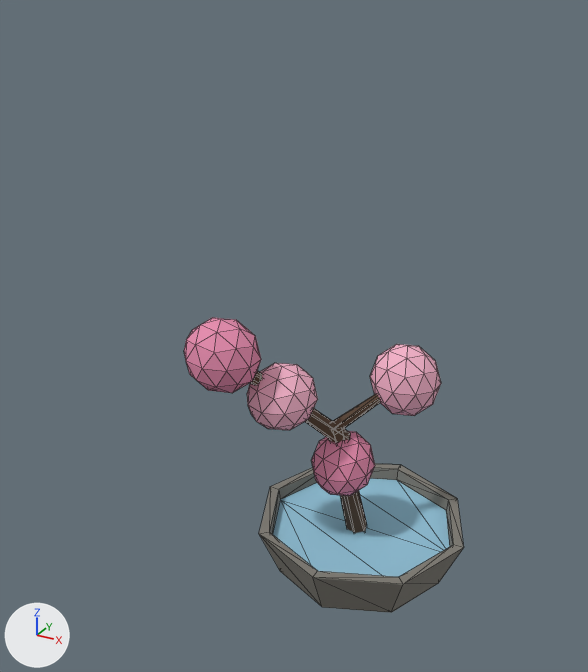
The glTF model sakura-kit/build/glb/sakura_prop_ikebana.glb as it was, and as the next commit left it.
Camera for both pictures: a camera (50 mm lens) standing at (0.33, -0.729, 0.643) and looking at (-0.053, -0.033, 0.295). The axes (+X, +Y, +Z) are drawn at lower left. The lights are the same throughout. The picture after the commit comes second. Mesh edges are drawn as thin lines. Vertices at exactly the same position are counted once.

Objects in the first picture: 'sakura_prop_ikebana'.
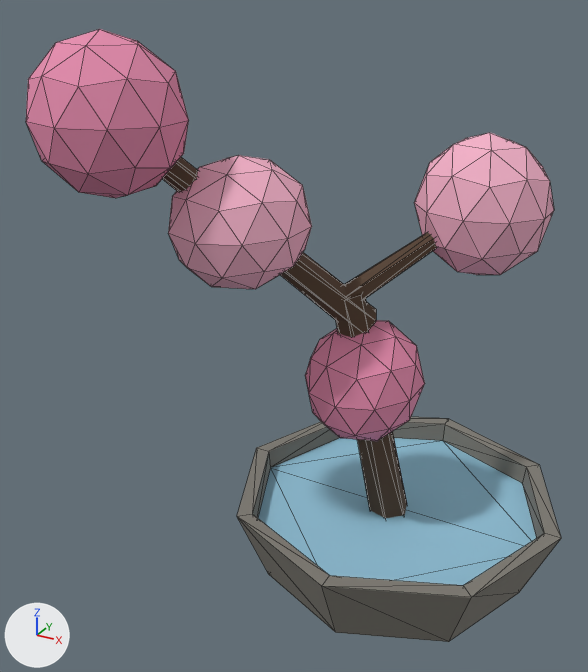
The change, as a diff of the scene's bpy script:
```diff
--- a/sakura-kit/build/glb/sakura_prop_ikebana.glb.py
+++ b/sakura-kit/build/glb/sakura_prop_ikebana.glb.py
@@ me_sakura_prop_ikebana @@
 # used by ob_sakura_prop_ikebana; location = (0.0, 0.0, 0.0)
-me_sakura_prop_ikebana.from_pydata(...)  # 236 vertices, 440 faces; spans x -0.139..0.139, y -0.137..0.137, z 0.0..0.33
+me_sakura_prop_ikebana.from_pydata(...)  # 236 vertices, 440 faces; spans x -0.236..0.236, y -0.232..0.232, z 0.0..0.604
+# me_sakura_prop_ikebana part 1: the loose piece of 42 vertices spanning x -0.139..-0.059, y -0.137..-0.065, z 0.25..0.33 is scaled about its middle by 1.8, then moved by (-0.065, -0.067, 0.242)
+# me_sakura_prop_ikebana part 2: the loose piece of 12 vertices spanning x -0.021..0.026, y -0.023..0.024, z 0.017..0.19 is scaled about its middle by (1.86, 1.86, 1.87), then moved by (0.02, 0.019, 0.083)
+# me_sakura_prop_ikebana part 3: the loose piece of 12 vertices spanning x -0.105..0.005, y -0.107..0.003, z 0.161..0.295 is scaled about its middle by 1.83, then moved by (-0.024, -0.026, 0.19)
+# me_sakura_prop_ikebana part 4: the loose piece of 12 vertices spanning x -0.021..0.05, y -0.023..0.048, z 0.176..0.238 is scaled about its middle by 1.8, then moved by (0.029, 0.027, 0.171)
+# me_sakura_prop_ikebana part 5: the loose piece of 42 vertices spanning x -0.09..-0.018, y -0.098..-0.014, z 0.197..0.269 is scaled about its middle by 1.8, then moved by (-0.028, -0.029, 0.194)
+# me_sakura_prop_ikebana part 6: the loose piece of 42 vertices spanning x 0.008..0.084, y 0.008..0.08, z 0.191..0.275 is scaled about its middle by 1.8, then moved by (0.054, 0.053, 0.192)
+# me_sakura_prop_ikebana part 7: the loose piece of 42 vertices spanning x -0.038..0.03, y -0.046..0.034, z 0.099..0.175 is scaled about its middle by 1.8, then moved by (0.016, 0.014, 0.104)
+# me_sakura_prop_ikebana part 8: 32 of 236 vertices moved; they spanned x -0.111..0.139, y -0.113..0.137, z 0.0..0.06 and now span x -0.148..0.236, y -0.152..0.232, z 0.0..0.09; mean shift (0.03, 0.029, 0.02); largest move (0.102, 0.1, 0.06) -> (0.18, 0.176, 0.09)
 me_sakura_prop_ikebana.materials.append(mat_sakura_palette)
```

What differs and where, as boxes (x1, y1, x2, y2) in the pictures (588 x 672 px; the box of a moved part takes in the faces that stretch with it):
'sakura_prop_ikebana', reshaped (91% wider, 107% taller)
    before: (184, 318, 463, 613)
    after: (26, 29, 561, 642)
part 1 of me_sakura_prop_ikebana, moved or reshaped
    before: (184, 318, 261, 393)
    after: (26, 29, 189, 198)
part 2 of me_sakura_prop_ikebana, moved or reshaped
    before: (329, 427, 367, 533)
    after: (336, 294, 407, 519)
part 3 of me_sakura_prop_ikebana, moved or reshaped (mostly hidden)
    before: (250, 371, 350, 440)
    after: (162, 157, 376, 330)
part 4 of me_sakura_prop_ikebana, moved or reshaped
    before: (333, 394, 381, 429)
    after: (344, 232, 437, 300)
part 5 of me_sakura_prop_ikebana, moved or reshaped
    before: (247, 363, 318, 430)
    after: (168, 155, 312, 289)
part 6 of me_sakura_prop_ikebana, moved or reshaped
    before: (370, 344, 441, 416)
    after: (414, 133, 554, 275)
part 7 of me_sakura_prop_ikebana, moved or reshaped
    before: (312, 431, 375, 496)
    after: (305, 320, 425, 441)
part 8 of me_sakura_prop_ikebana, moved or reshaped
    before: (259, 463, 463, 613)
    after: (237, 417, 561, 642)
